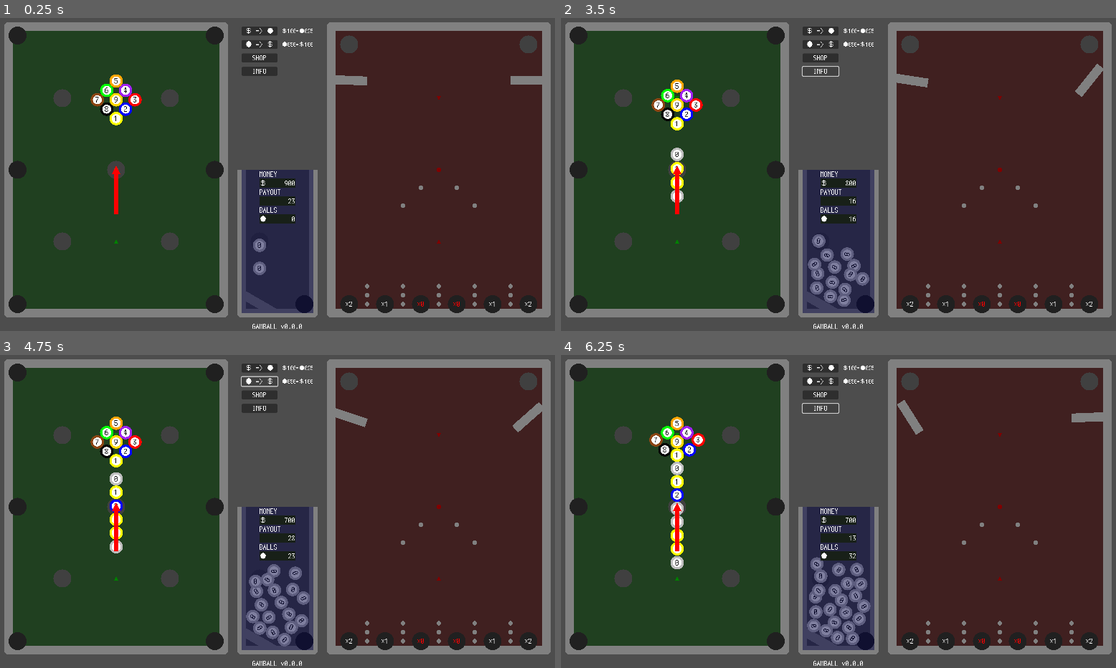
Above: before the commit, frames 1-4 (two rows, left to right).
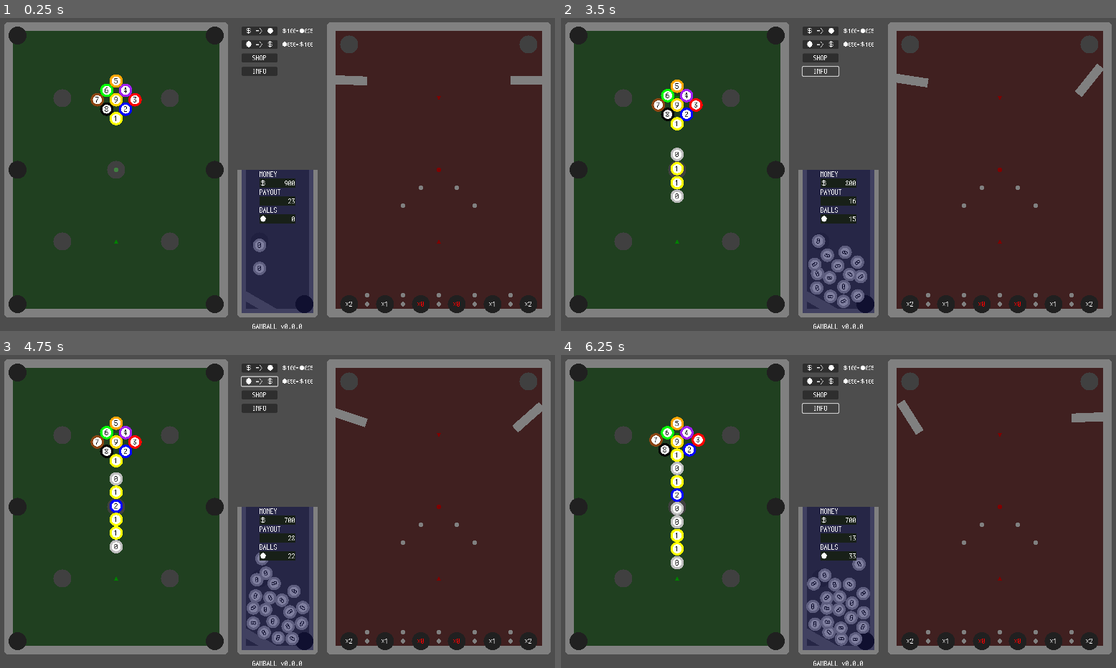
Above: after the commit, the same moments.

Repository: kamikoloss/gamball
Game: Godot game, scene res://scenes/main.tscn
Same seed, same stepped clock (60 frames per second), same inputs: the game is played once before the commit and once after it.
Inputs:
- Up to frame 1 (0.25 s): no input
- Up to frame 2 (3.5 s): click "＄ => ●" at 0.5 s; click "● => ＄" at 1.25 s; click "SHOP" at 2 s; click "INFO" at 2.75 s
- Up to frame 3 (4.75 s): click "＄ => ●" at 3.5 s; click "● => ＄" at 4.25 s
- Up to frame 4 (6.25 s): click "SHOP" at 5 s; click "INFO" at 5.75 s

The runs differ from the first frame. In frame 1, 0.2% of the frame differs, in the area x 20-93%, y 47-87%; in frame 2, 0.8%; in frame 3, 1.7%; in frame 4, 2.0%, in the area x 20-93%, y 47-93%.

Commit message:
ドラッグで矢印が表示されるようにした

Diff:
--- a/scenes/main.tscn
+++ b/scenes/main.tscn
@@ -16,7 +16,7 @@
 
 [sub_resource type="RectangleShape2D" id="RectangleShape2D_fi0lo"]
 
-[node name="Main" type="Node" node_paths=PackedStringArray("_billiards", "_pachinko", "_stack", "_balls", "_buy_balls_button", "_sell_balls_button", "_shop_button", "_info_button", "_money_label", "_balls_label", "_payout_label")]
+[node name="Main" type="Node" node_paths=PackedStringArray("_billiards", "_pachinko", "_stack", "_balls", "_buy_balls_button", "_sell_balls_button", "_shop_button", "_info_button", "_money_label", "_balls_label", "_payout_label", "_arrow_center_position", "_arrow", "_arrow_square")]
 script = ExtResource("1_h2e4g")
 _ball_scene = ExtResource("4_ldgjm")
 _billiards = NodePath("Billiards")
@@ -30,6 +30,9 @@
 _money_label = NodePath("UI/Score/Money/Money")
 _balls_label = NodePath("UI/Score/Control/Balls")
 _payout_label = NodePath("UI/Score/Payout/Payout")
+_arrow_center_position = NodePath("Billiards/Points/Center")
+_arrow = NodePath("UI/Arrow")
+_arrow_square = NodePath("UI/Arrow/Square")
 
 [node name="Billiards" type="Node2D" parent="." node_paths=PackedStringArray("_spawn_position")]
 script = ExtResource("2_5y3bg")
@@ -785,21 +788,6 @@
 [node name="Nail5" parent="Pachinko/Nails" instance=ExtResource("8_ywild")]
 position = Vector2(1080, 440)
 
-[node name="Nail" parent="Pachinko/Nails" instance=ExtResource("8_ywild")]
-position = Vector2(1000, 620)
-
-[node name="Nail6" parent="Pachinko/Nails" instance=ExtResource("8_ywild")]
-position = Vector2(840, 620)
-
-[node name="Nail7" parent="Pachinko/Nails" instance=ExtResource("8_ywild")]
-position = Vector2(920, 620)
-
-[node name="Nail8" parent="Pachinko/Nails" instance=ExtResource("8_ywild")]
-position = Vector2(1080, 620)
-
-[node name="Nail9" parent="Pachinko/Nails" instance=ExtResource("8_ywild")]
-position = Vector2(1160, 620)
-
 [node name="Nail10" parent="Pachinko/Nails" instance=ExtResource("8_ywild")]
 position = Vector2(1000, 640)
 
@@ -1335,6 +1323,7 @@
 vertical_alignment = 1
 
 [node name="Arrow" type="Control" parent="UI"]
+modulate = Color(1, 1, 1, 0.501961)
 layout_mode = 3
 anchors_preset = 0
 offset_left = 280.0
@@ -1342,23 +1331,22 @@
 offset_right = 280.0
 offset_bottom = 360.0
 
-[node name="TextureRect" type="TextureRect" parent="UI/Arrow"]
-self_modulate = Color(1, 0, 0, 1)
-layout_mode = 0
-offset_left = -10.0
-offset_top = -10.0
-offset_right = 10.0
-offset_bottom = 10.0
+[node name="Triangle" type="TextureRect" parent="UI/Arrow"]
+layout_mode = 0
+offset_left = -10.0
+offset_top = -70.0
+offset_right = 10.0
+offset_bottom = -50.0
 pivot_offset = Vector2(10, 10)
 texture = ExtResource("2_k3p6f")
 expand_mode = 1
 
-[node name="TextureRect2" type="TextureRect" parent="UI/Arrow"]
-self_modulate = Color(1, 0, 0, 1)
+[node name="Square" type="TextureRect" parent="UI/Arrow"]
 layout_mode = 0
 offset_left = -5.0
+offset_top = -50.0
 offset_right = 5.0
-offset_bottom = 10.0
+offset_bottom = -40.0
 scale = Vector2(1, 10)
 pivot_offset = Vector2(5, 0)
 texture = ExtResource("1_jd8wc")
--- a/scripts/billiards.gd
+++ b/scripts/billiards.gd
@@ -3,8 +3,6 @@
 
 
 @export var _spawn_position: Node2D
-@export var _arrow: Control
-@export var _arrow_square: TextureRect
 
 
 var _current_ball: Ball = null
--- a/scripts/main.gd
+++ b/scripts/main.gd
@@ -17,6 +17,10 @@
 @export var _money_label: Label
 @export var _balls_label: Label
 @export var _payout_label: Label
+# Arrow
+@export var _arrow_center_position: Node2D
+@export var _arrow: Control
+@export var _arrow_square: TextureRect
 
 
 var money: int = 0:
@@ -31,10 +35,9 @@
 
 # 現在
 var _is_dragging: bool
-var _drag_position_from: Vector2
-var _drag_position_to: Vector2
-var _drag_length_max: float = 320
-var _impulse_ratio: float = 5
+var _drag_position: Vector2
+var _drag_length_max: float = 160
+var _impulse_ratio: float = 10 # _drag_length_max の逆数にする
 
 # 出現する Ball の level のリスト (確率込み)
 var _level_list: Array[int] = [0, 0, 0, 0, 0, 1, 1, 1, 2, 2]
@@ -51,6 +54,9 @@
 
 
 func _ready() -> void:
+	_arrow.visible = false
+	_arrow_square.scale.y = 0
+
 	# Label 用に初期化する
 	money = 1000
 	balls = 0
@@ -68,7 +74,6 @@
 
 	# 貸し出しボタンを1プッシュしておく
 	_on_buy_balls_button_pressed()
-
 	# 払い出し処理を開始する
 	_start_payout()
 
@@ -84,25 +89,27 @@
 	# TODO: ビリヤード盤面上のドラッグだけに限定したい
 	if event is InputEventMouseButton:
 		if event.pressed:
+			_drag_position = _arrow_center_position.position
+			_is_dragging = true
+			_arrow.visible = true
+			# Ball を生成する
 			if 0 < balls:
-				_is_dragging = true
-				_drag_position_from = event.position
-				_drag_position_to = event.position
-				# Ball を生成する
 				balls -= 1
 				var level = _level_list.pick_random()
 				var new_ball = create_new_ball(level)
 				_billiards.spawn_ball(new_ball)
 		else:
 			_is_dragging = false
+			_arrow.visible = false
+			_arrow_square.scale.y = 0
 			# Ball を発射する
-			var drag_vector = _drag_position_from - _drag_position_to
+			var drag_vector = _arrow_center_position.position - _drag_position
 			var clamped_length =  clampf(drag_vector.length(), 0, _drag_length_max)
 			var impulse = drag_vector.normalized() * clamped_length
 			_billiards.shoot_ball(impulse * _impulse_ratio)
 	if event is InputEventMouseMotion:
 		if _is_dragging:
-			_drag_position_to = event.position
+			_drag_position = event.position
 			_refresh_arrow()
 
 
@@ -172,4 +179,7 @@
 
 
 func _refresh_arrow() -> void:
-	pass
+	var drag_vector = _arrow_center_position.position - _drag_position
+	var clamped_length =  clampf(drag_vector.length(), 0, _drag_length_max)
+	_arrow.rotation_degrees = rad_to_deg(drag_vector.angle()) + 90
+	_arrow_square.scale.y = (clamped_length / _drag_length_max) * 10
Not shown, changed: export_presets.cfg
